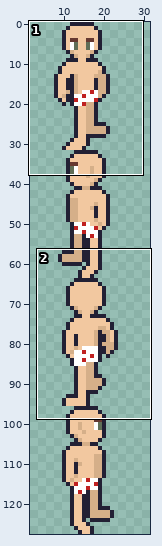
Edited in one commit: pixel-art file (ASSETS/ART/SPRITESHEETS/PLAYER_MASTER.aseprite). The picture above shows the old version from afar; the outline marks the close-up.
Close-up. The starting point:
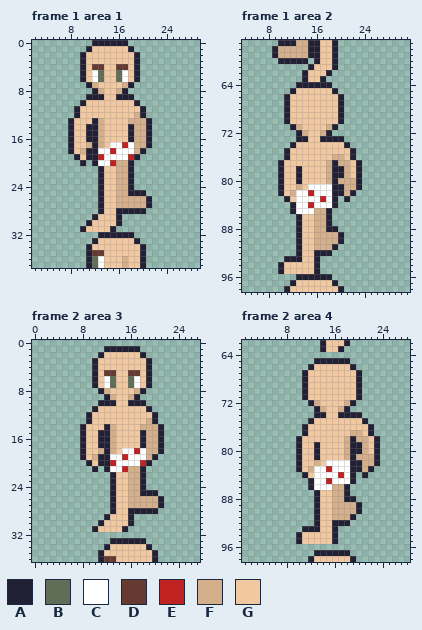
32x128 pixels, 4 frames. Shown: frame 1 area 1: x 2..29, y 0..37; frame 1 area 2: x 4..31, y 57..98; frame 2 area 3: x 0..27, y 0..36; frame 2 area 4: x 1..28, y 62..98. The wide view leaves out empty margins. The commit also changed other frames or places, which this record leaves out.
Palette (. is transparent): A #222034  B #606e57  C #ffffff  D #663931  E #c02121  F #d5af89  G #f2c8a0
Pixels before, frame 1 area 1, first column x 8:
 0 ....AAAAAA....
 1 ...AGGGGGGA...
 2 ..AGGGGGGGGA..
 3 ..AGGGGGGGGA..
 4 ..AGDDGGDDGA..
 5 ..AGCBGGBCGA..
 6 ..AGCBGGBCGA..
 7 ...AFGGGGFA...
 8 ....AFGGFA....
 9 ...AAAGGAAA...
10 ..AGGGGGGGGA..
11 .AGGGGGGGGGGA.
12 .AGGGGGGGGGFA.
13 AGGGAFGGGGFFFA
14 AGGAAFGGGGAFFA
15 AGGAAFGGGGAFFA
16 AGGAAFGGGGAFFA
17 AGGFAFGCCECFFA
18 AGFAACCECCCFA.
19 .AGAAECCCCEA..
20 ..A.ACCEFFA...
21 .....AGGFFA...
22 .....AGGFFA...
23 .....AGGFFA...
24 .....AGGFFA...
25 .....AGGFFAAA.
26 .....AGGFFFFFA
27 .....AGGFFFFFA
28 .....AGGAAAAA.
29 ....AGGGA.....
30 ...AGGGGA.....
31 ..AGGGGA......
32 .....AAAAAA...
33 ....AGGGGGGA..
34 ...AGGGGGGGGA.
35 ...ADDGGGGGGA.
36 ...ABCGGGFGGA.
37 ...ABCGGGFGGA.
Pixels before, frame 1 area 2, first column x 9:
57 .AAAFFAAGGA....
58 AFFFFFAAGGA....
59 AFFFFFAAGGA....
60 .AAAAA.AGGA....
61 ......AGGGA....
62 .....AGGGA.....
63 .....AGGA......
64 ....AAAAAA.....
65 ...AGGGGGGA....
66 ..AGGGGGGGGA...
67 ..AGGGGGGGGA...
68 ..AGGGGGGGGA...
69 ..AGGGGGGGGA...
70 ..AGGGGGGGGA...
71 ...AFGGGGFA....
72 ....AFGGFA.....
73 ....AAGGAAAA...
74 ...AGGGGGGGGA..
75 ..AGGGGGGGGGGA.
76 ..AGGGGGGGFFGA.
77 .AGGGGGGGFAFFGA
78 .AGGAGGGGFAAFGA
79 .AGGAGGGGFAAFGA
80 .AGGAGGGGFAFFFA
81 .AGGFGCCCCAAFFA
82 .AGFCCECCCAAFA.
83 ..AGCCCCECA.A..
84 ...ACCECCCA....
85 ...ACCCFFA.....
86 ....AGGFFA.....
87 ....AGGFFA.....
88 ....AGGFFAA....
89 ....AGGFFFFA...
90 ....AGGFFFFA...
91 ....AGGFFFA....
92 ....AGGAAA.....
93 ..AAAGGA.......
94 .AGGGGGA.......
95 .AGGGGGA.......
96 ....AAAAAA.....
97 ...AGGGGGGA....
98 ..AGGGGGGGGA...
Pixels before, frame 2 area 3, first column x 8:
 1 ....AAAAAA....
 2 ...AGGGGGGA...
 3 ..AGGGGGGGGA..
 4 ..AGGGGGGGGA..
 5 ..AGDDGGDDGA..
 6 ..AGCBGGBCGA..
 7 ..AGCBGGBCGA..
 8 ...AFGGGGFA...
 9 ....AFGGFA....
10 ...AAAGGAAA...
11 ..AGGGGGGGGA..
12 .AGGGGGGGGGGA.
13 .AGGGGGGGGGFA.
14 AGGGAFGGGGFFFA
15 AGGAAFGGGGAFFA
16 AGGAAFGGGGAFFA
17 AGGAAFGGGGAFFA
18 AGGFAFGCCECFFA
19 AGFAACCECCCFA.
20 .AGAAECCCCEA..
21 ..A.ACCEFFA...
22 .....AGGFFA...
23 .....AGGFFA...
24 .....AGGFFA...
25 .....AGGFFAAA.
26 .....AGGFFFFFA
27 .....AGGFFFFFA
28 .....AGGAAAAA.
29 ....AGGGA.....
30 ...AGGGGA.....
31 ..AGGGGA......
32 ..............
33 .....AAAAAA...
34 ....AGGGGGGA..
35 ...AGGGGGGGGA.
36 ...ADDGGGGGGA.
Pixels before, frame 2 area 4, first column x 10:
62 ....AGGGA.....
63 ....AGGA......
64 ..............
65 ...AAAAAA.....
66 ..AGGGGGGA....
67 .AGGGGGGGGA...
68 .AGGGGGGGGA...
69 .AGGGGGGGGA...
70 .AGGGGGGGGA...
71 .AGGGGGGGGA...
72 ..AFGGGGFA....
73 ...AFGGFA.....
74 ...AAGGAAAA...
75 ..AGGGGGGGGA..
76 .AGGGGGGGGGGA.
77 .AGGGGGGGFFGA.
78 AGGGGGGGFAFFGA
79 AGGAGGGGFAAFGA
80 AGGAGGGGFAAFGA
81 AGGAGGGGFAFFFA
82 AGGFGCCCCAAFFA
83 AGFCCECCCAAFA.
84 .AGCCCCECA.A..
85 ..ACCECCCA....
86 ..ACCCFFA.....
87 ...AGGFFA.....
88 ...AGGFFAA....
89 ...AGGFFFFA...
90 ...AGGFFFFA...
91 ...AGGFFFA....
92 ...AGGAAA.....
93 .AAAGGA.......
94 AGGGGGA.......
95 AGGGGGA.......
96 ..............
97 ...AAAAAA.....
98 ..AGGGGGGA....
Once edited:
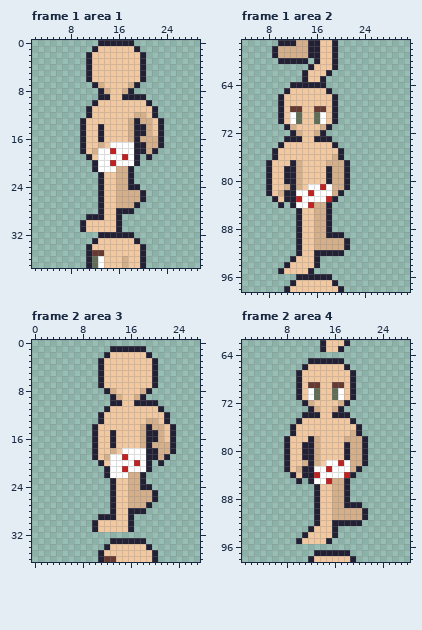
Edits made:
Changed rows in their new state; - is an unchanged pixel.
Frame 1 area 1, layer "NOTHING REF v0":
first column x 8:
 0 ----.-----A-----
 1 ---.A-----GA----
 2 --.A-------GA---
 3 --.A-------GA---
 4 --.AGG--GG-GA---
 5 --.AGG--GG-GA---
 6 --.AGG--GG-GA---
 7 ---.AF---GFA----
 8 ----.AF-GFA-----
 9 ---..-A-G--AA---
10 --..A------GGA--
11 -..A--------GGA-
12 -..A--------FGA-
13 ..A-GG-----A-FGA
14 ..AGGA----FAAFGA
15 ..AGGA----FAAFGA
16 ..AGGA----FA-FFA
17 ..AGG----C-AAFFA
18 ..AGF------A-FA-
19 -..-GC---EC--A--
20 --.-----CCCA----
21 ----ACCC--------
24 -----------A----
25 ----------FF----
26 ------------A.--
27 -----------A..--
28 -----------..---
29 ---A-A----------
30 --AG------------
31 -------GA-------
Frame 1 area 2, layer "NOTHING REF v0":
first column x 8:
64 ----A-----.-----
65 ---AG-----A.----
66 --AG-------A.---
67 --AG-------A.---
68 --AGDD--DD-A.---
69 --AGCB--BC-A.---
70 --AGCB--BC-A.---
71 ---AFG---FA.----
72 ----AFG-FA.-----
73 ---AA-G-A--..---
74 --AGG------A..--
75 -AGG--------A..-
76 -AGG--------A..-
77 AGG-AF-----F-A..
78 AGGAAF----AFFA..
79 AGGAAF----AFFA..
80 AGGAAF----AF-A..
81 AGGFA----E-FFA..
82 AGFAA------F-..-
83 -AG-AE---CE--.--
84 --A-----FFA.----
85 ----.AGG--------
88 -----------.----
89 ----------AA----
90 ------------FA--
91 -----------FFA--
92 -----------AA---
93 ---.-G----------
94 --.A------------
95 -------A.-------
Frame 2 area 3, layer "NOTHING REF v0":
first column x 8:
 1 ----.-----A-----
 2 ---.A-----GA----
 3 --.A-------GA---
 4 --.A-------GA---
 5 --.AGG--GG-GA---
 6 --.AGG--GG-GA---
 7 --.AGG--GG-GA---
 8 ---.AF---GFA----
 9 ----.AF-GFA-----
10 ---..-A-G--AA---
11 --..A------GGA--
12 -..A--------GGA-
13 -..A--------FGA-
14 ..A-GG-----A-FGA
15 ..AGGA----FAAFGA
16 ..AGGA----FAAFGA
17 ..AGGA----FA-FFA
18 ..AGG----C-AAFFA
19 ..AGF------A-FA-
20 -..-GC---EC--A--
21 --.-----CCCA----
22 ----ACCC--------
24 -----------A----
25 ----------FF----
26 ------------A.--
27 -----------A..--
28 -----------..---
29 ---A-A----------
30 --AG------------
31 -------GA-------
Frame 2 area 4, layer "NOTHING REF v0":
first column x 8:
65 ----A-----.-----
66 ---AG-----A.----
67 --AG-------A.---
68 --AG-------A.---
69 --AGDD--DD-A.---
70 --AGCB--BC-A.---
71 --AGCB--BC-A.---
72 ---AFG---FA.----
73 ----AFG-FA.-----
74 ---AA-G-A--..---
75 --AGG------A..--
76 -AGG--------A..-
77 -AGG--------A..-
78 AGG-AF-----F-A..
79 AGGAAF----AFFA..
80 AGGAAF----AFFA..
81 AGGAAF----AF-A..
82 AGGFA----E-FFA..
83 AGFAA------F-..-
84 -AG-AE---CE--.--
85 --A-----FFA.----
86 ----.AGG--------
88 -----------.----
89 ----------AA----
90 ------------FA--
91 -----------FFA--
92 -----------AA---
93 ---.-G----------
94 --.A------------
95 -------A.-------
